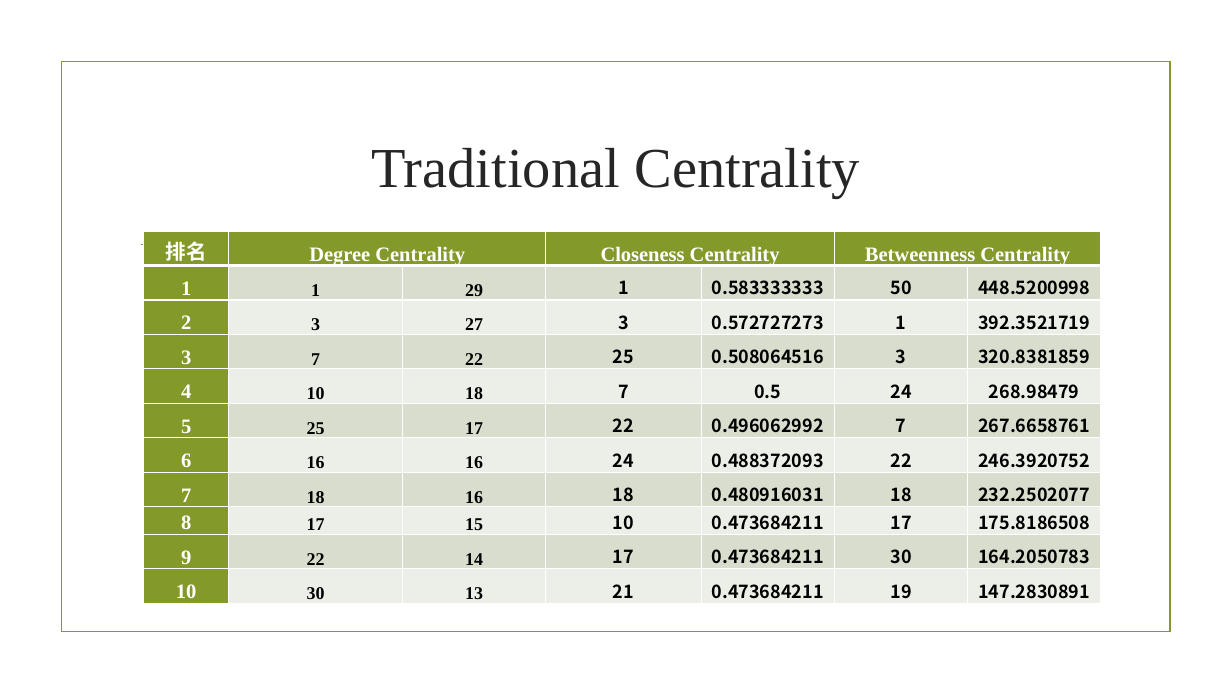
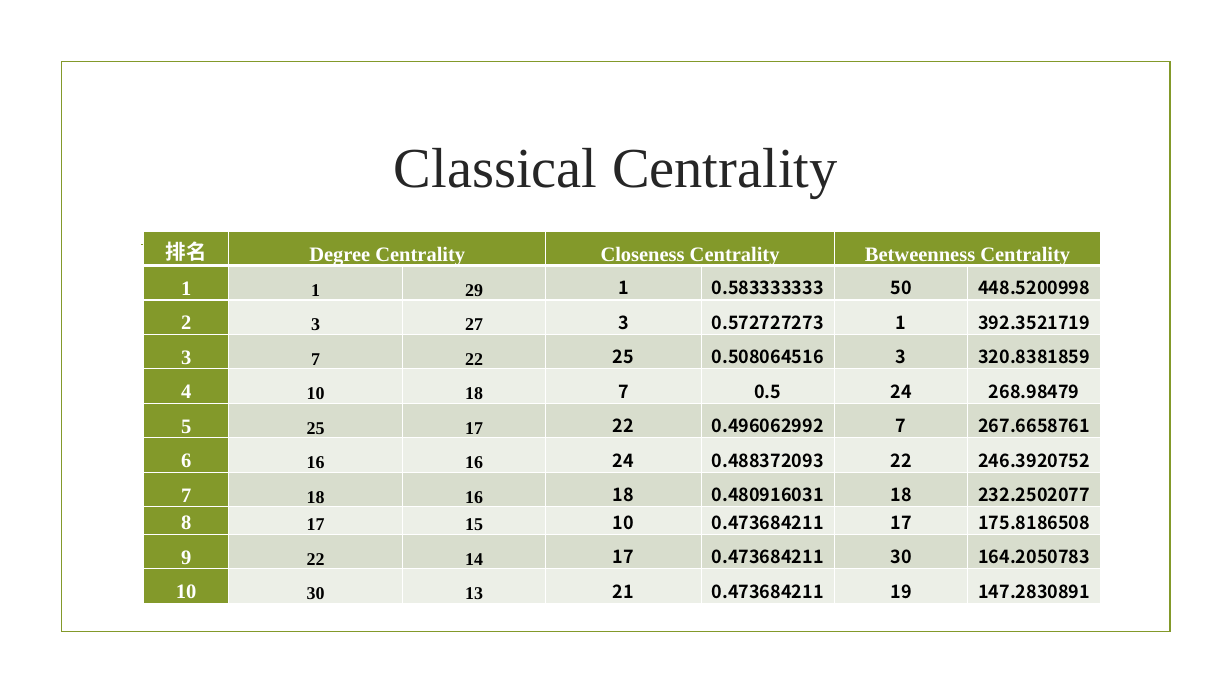
Before and after one commit to stevenyvette/train-bombing, a slide deck: slide 7 of 11.30组会.pptx (slide 6 before the commit). Drawn at 1232x693 pixels with LibreOffice and Linux fonts; fonts in the diff are those of the drawing; background and template pictures are left out. Boxes give left, top, right and bottom in pixels: in the first picture for what was removed or moved away, otherwise in the second. Text is boxed around its words. In the diff, an @@ line names an element or a change of style, - is before the commit and + after.

Commit message:
update

```diff
--- a/11.30组会.pptx
+++ b/11.30组会.pptx
@@ title at [394,148,837,198]: text changed @@
-Traditional Centrality
+Classical Centrality
```
Also in this commit, not shown: 1 other slide changed, 1 slide added.
